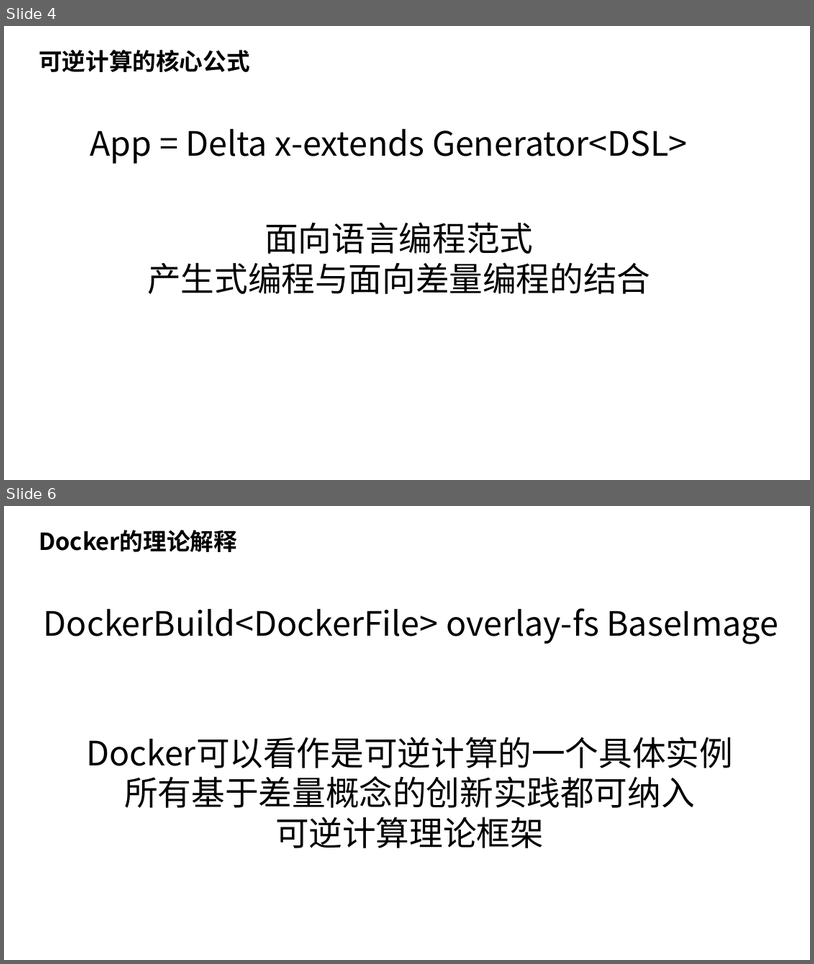
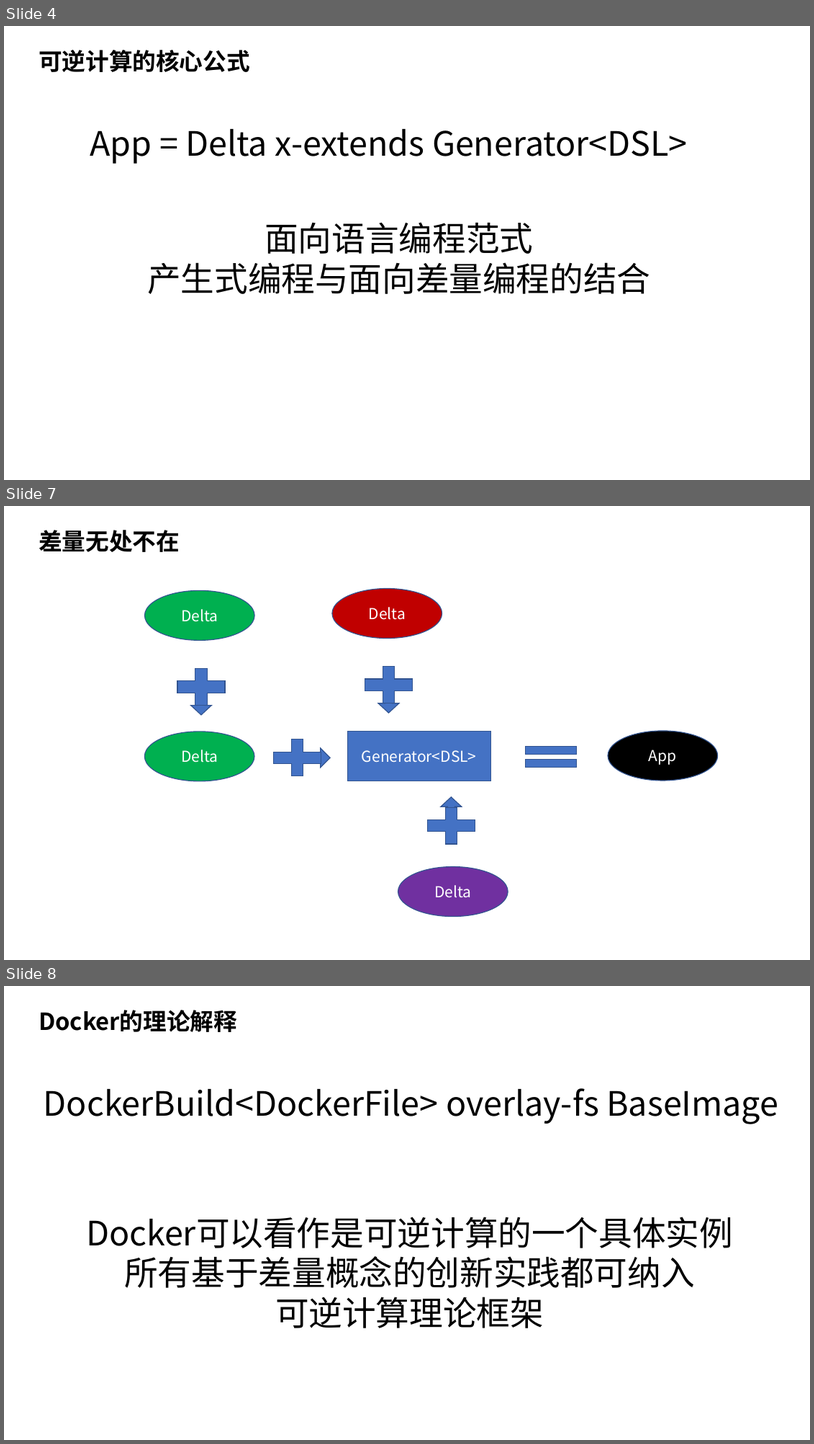
Before and after one commit to nop-platform/nop-entropy-docs, a slide deck: src/ppt/theory-of-reversible-computation.pptx. Shown one above the other, each under a label of ours: slides 4 and 6 before the commit, slides 4, 7 and 8 after it; the slides between them are not shown. The pictures are 814x964 and 814x1444 pixels, drawn with LibreOffice and Linux fonts; fonts in the diff are those of the drawing. Boxes give left, top, right and bottom in pixels: in the first picture for what was removed or moved away, otherwise in the second. Text is boxed around its words. In the diff, an @@ line names an element or a change of style, - is before the commit and + after.

```diff
--- a/src/ppt/theory-of-reversible-computation.pptx
+++ b/src/ppt/theory-of-reversible-computation.pptx
@@ slide 7 added at <box>4,506,810,960</box>, background #FFFFFF @@
@@ text added at <box>39,530,180,552</box>, 28 pt, text #000000, bold @@
+差量无处不在
@@ ellipse added at <box>145,591,255,641</box>, fill #00B050, outline #325491 1 pt, 18 pt, text #FFFFFF @@
+Delta
@@ ellipse added at <box>332,588,442,638</box>, fill #C00000, outline #325491 1 pt, 18 pt, text #FFFFFF @@
+Delta
@@ plus sign added at <box>169,662,234,712</box>, fill #4472C4, outline #325491 1 pt @@
@@ plus sign added at <box>357,659,422,709</box>, fill #4472C4, outline #325491 1 pt @@
@@ right arrow added at <box>191,695,211,715</box>, fill #4472C4, outline #325491 1 pt @@
@@ right arrow added at <box>378,693,399,713</box>, fill #4472C4, outline #325491 1 pt @@
@@ ellipse added at <box>145,731,255,780</box>, fill #00B050, outline #325491 1 pt, 18 pt, text #FFFFFF @@
+Delta
@@ plus sign added at <box>265,733,329,782</box>, fill #4472C4, outline #325491 1 pt @@
@@ rectangle added at <box>347,731,491,781</box>, fill #4472C4, outline #325491 1 pt, 18 pt, text #FFFFFF @@
+Generator<DSL>
@@ ellipse added at <box>608,731,718,780</box>, fill #000000, outline #325491 1 pt, 18 pt, text #FFFFFF @@
+App
@@ right arrow added at <box>275,748,330,767</box>, fill #4472C4, outline #325491 1 pt @@
@@ rectangle added at <box>526,759,577,767</box>, fill #4472C4, outline #325491 1 pt @@
@@ rectangle added at <box>526,746,578,754</box>, fill #4472C4, outline #325491 1 pt @@
@@ plus sign added at <box>419,800,484,850</box>, fill #4472C4, outline #325491 1 pt @@
@@ right arrow added at <box>441,796,462,816</box>, fill #4472C4, outline #325491 1 pt @@
@@ ellipse added at <box>399,867,509,916</box>, fill #7030A0, outline #325491 1 pt, 18 pt, text #FFFFFF @@
+Delta
@@ what was slide 6 is now slide 8 @@
```
Also in this commit, not shown: 1 slide changed, 4 other slides added, 2 other files.
